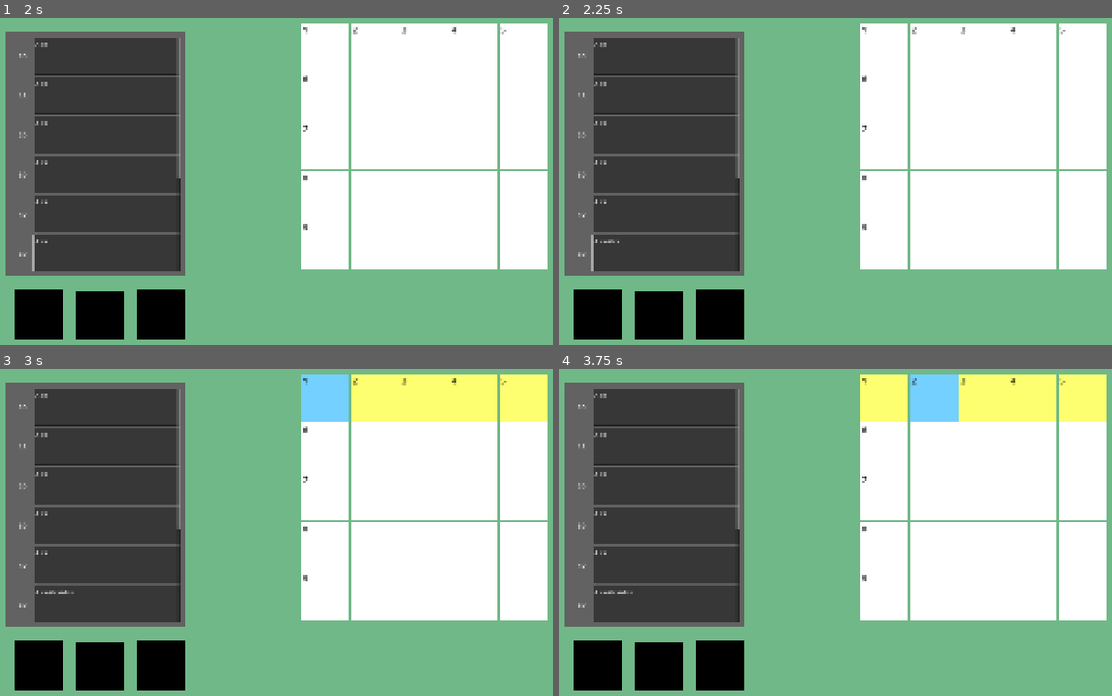
Above: before the commit, frames 1-4 (two rows, left to right).
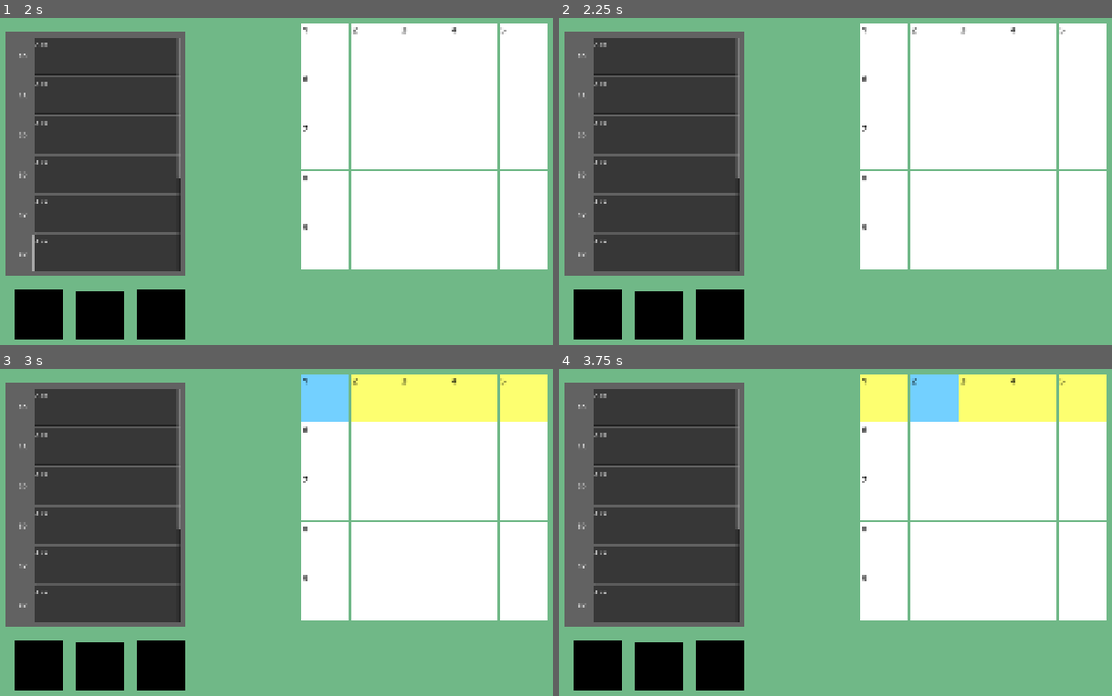
Above: after the commit, the same moments.

Repository: tagetjerngren/WordCrossing
Game: Godot game, scene res://Scenes/level.tscn
The game is run twice, just before and just after one commit, with the same random seed, the same clock (stepped at 60 frames per second) and the same inputs.
Inputs (mouse positions are in pixels of both pictures, inside the frame that each line leads up to):
- Up to frame 1 (2 s): click (105, 57) at 0.52 s; type "Alex" at 0.6 s; click (105, 96) at 0.75 s; type "Alex" at 0.83 s; click (105, 135) at 0.98 s; type "Alex" at 1.07 s; click (105, 174) at 1.27 s; type "Alex" at 1.35 s; click (105, 214) at 1.5 s; type "Alex" at 1.58 s; click (105, 253) at 1.73 s; type "Alex" at 1.82 s
- Up to frame 2 (2.25 s): click (664, 292) at 2.02 s; type "Alex" at 2.1 s
- Up to frame 3 (3 s): click (105, 682) at 2.25 s; type "Alex" at 2.33 s; tap Enter at 2.75 s; move the mouse to (326, 398) at 2.77 s; click (326, 398) at 2.92 s
- Up to frame 4 (3.75 s): tap Space at 3.5 s; move the mouse to (935, 398) at 3.52 s; click (935, 398) at 3.67 s

Frame 1 is identical in both runs. In frame 2, less than 0.1% of the frame differs, in the area x 5-11%, y 66-78%; in frame 3, less than 0.1%; in frame 4, less than 0.1%.

Commit message:
Fix: Any click outside of the hint text box deselects it

Diff:
--- a/Scenes/hint.gd
+++ b/Scenes/hint.gd
@@ -18,10 +18,6 @@
 		Entry.SetTitle(i)
 		Entries.append(Entry)
 
-func UnfocusList():
-	for Entry in Entries:
-		Entry.Unfocus()
-
 func _ready() -> void:
 	pass
 	#PopulateHintList(["1A", "1D", "2A", "2D"])
--- a/Scripts/grid.gd
+++ b/Scripts/grid.gd
@@ -162,9 +162,6 @@
 
 func SetHintList():
 	$"../Hint".PopulateHintList(HintTitles)
-
-func UnfocusHintList():
-	$"../Hint".UnfocusList()
 
 func _input(event: InputEvent) -> void:
 	if bFocused and event is InputEventKey and event.is_pressed() and !event.is_echo():
--- a/Scripts/hint_entry.gd
+++ b/Scripts/hint_entry.gd
@@ -3,5 +3,8 @@
 func SetTitle(Title : String):
 	$Label.text = Title
 
-func Unfocus():
-	$TextEdit.release_focus()
+# This, while a little weird, seems to be the exact behavior I want
+# Any click outside of the text box deselects it
+func _input(event: InputEvent) -> void:
+	if event is InputEventMouseButton and event.is_pressed():
+		$TextEdit.release_focus()
--- a/Scripts/tile.gd
+++ b/Scripts/tile.gd
@@ -23,7 +23,6 @@
 func _on_input_event(_viewport: Node, event: InputEvent, _shape_idx: int) -> void:
 	if event is InputEventMouseButton and event.is_pressed() and not bBlocked:
 		Owner.TileClicked(Index)
-		Owner.UnfocusHintList()
 
 
 func SetWordNumber(Number : int):
